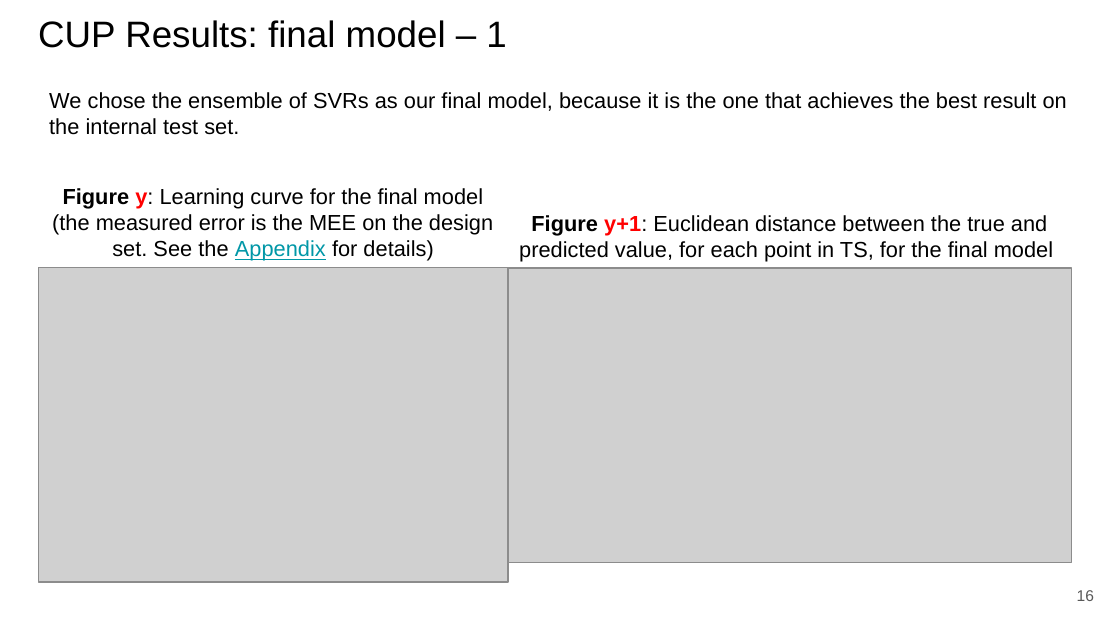
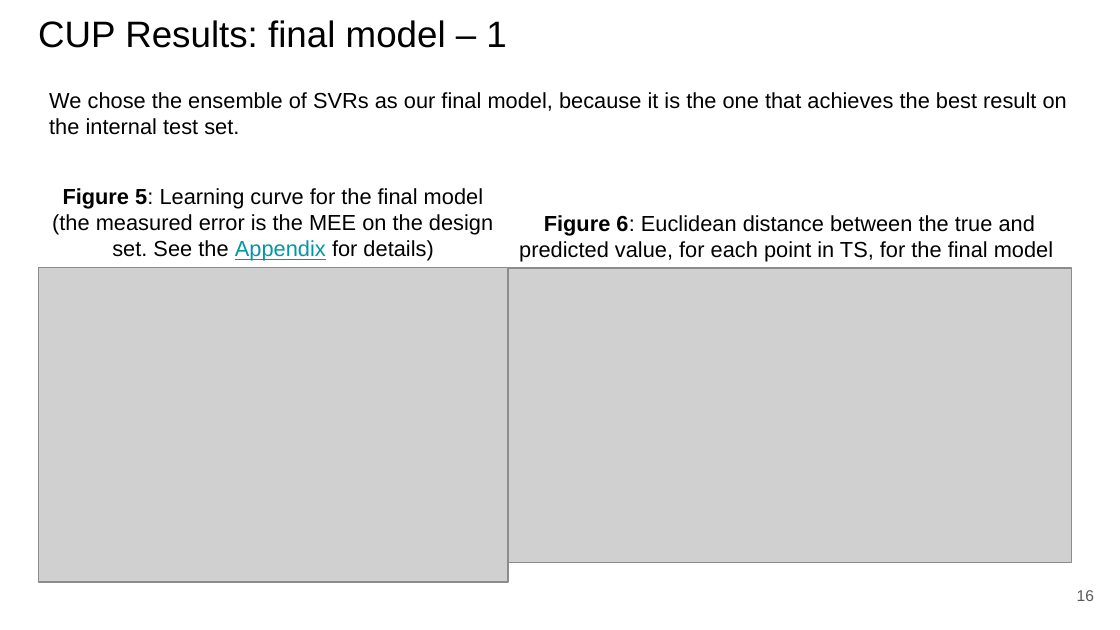
Before and after one commit to paolo-junior-mollica/machine-learning-project, a slide deck: slide 16 of relazione/Canduci_Marino_Mollica.pptx. Drawn at 1120x630 pixels with LibreOffice and Linux fonts; fonts in the diff are those of the drawing; grey boxes stand for pictures. Boxes give left, top, right and bottom in pixels: in the first picture for what was removed or moved away, otherwise in the second. Text is boxed around its words. In the diff, an @@ line names an element or a change of style, - is before the commit and + after.

```diff
--- a/relazione/Canduci_Marino_Mollica.pptx
+++ b/relazione/Canduci_Marino_Mollica.pptx
@@ text at (x1=52, y1=188, x2=493, y2=261): text changed @@
-Figure y: Learning curve for the final model (the measured error is the MEE on the design set. See the Appendix for details)
+Figure 5: Learning curve for the final model (the measured error is the MEE on the design set. See the Appendix for details)
@@ text at (x1=519, y1=215, x2=1053, y2=261): text changed @@
-Figure y+1: Euclidean distance between the true and predicted value, for each point in TS, for the final model
+Figure 6: Euclidean distance between the true and predicted value, for each point in TS, for the final model
```
Also in this commit, not shown: 24 other slides changed.
